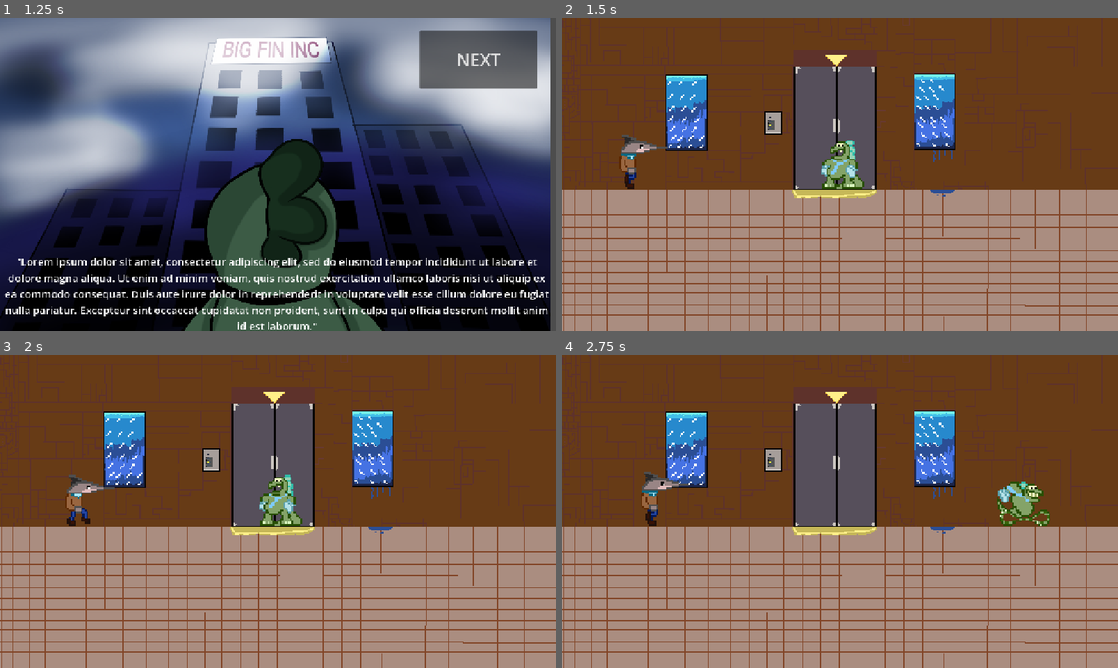
Above: before the commit, frames 1-4 (two rows, left to right).
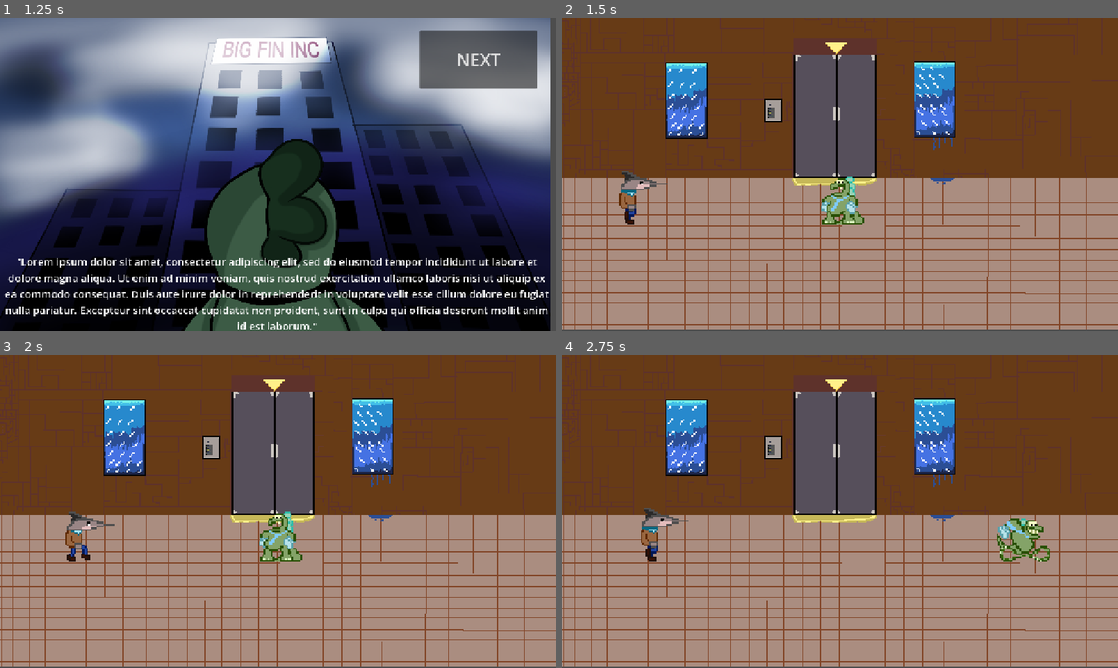
Above: after the commit, the same moments.

Repository: MikeyPerrozzi/Going-Down-
Game: Godot game, scene res://scenes/title screen.tscn
Two runs of this game, one before a commit and one after it. Both use one fixed random seed, a clock stepped at 60 frames per second and the inputs below.
Inputs (mouse positions are in pixels of both pictures, inside the frame that each line leads up to):
- Up to frame 1 (1.25 s): click "BEGIN" at 0.5 s
- Up to frame 2 (1.5 s): click "NEXT" at 1.25 s
- Up to frame 3 (2 s): no input
- Up to frame 4 (2.75 s): move the mouse to (962, 495) at 2.02 s; hold D (move_right) from 2.03 s (still down)

Frame 1 is identical in both runs. In frame 2, 16% of the frame differs, in the area x 0-100%, y 0-100%; in frame 3, 16%; in frame 4, 16%.

Commit message:
fixed movement

Diff:
--- /dev/null
+++ b/going-down--/projectile.gd
@@ -0,0 +1,19 @@
+class_name Projectile
+extends Area2D
+
+var direction
+
+signal projectileHit
+
+# stats
+var speed = 1
+var damage = 1
+
+static func create(direction) -> Projectile:
+
+	var proj : Projectile = preload("res://projectile.tscn").instantiate()
+	proj.direction = direction
+	return proj
+
+func _process(delta: float) -> void:
+	pass
--- /dev/null
+++ b/going-down--/projectile.tscn
@@ -0,0 +1,17 @@
+[gd_scene format=3 uid="uid://c3pv6fkc4um6y"]
+
+[ext_resource type="Script" uid="uid://dqabym12hxggp" path="res://projectile.gd" id="1_qxf0c"]
+[ext_resource type="Texture2D" uid="uid://b3n8e40oo57k7" path="res://assets/fistBullet.png" id="2_dgwo2"]
+
+[sub_resource type="RectangleShape2D" id="RectangleShape2D_saqji"]
+size = Vector2(28, 27)
+
+[node name="projectile" type="Area2D" unique_id=500803927]
+script = ExtResource("1_qxf0c")
+
+[node name="CollisionShape2D" type="CollisionShape2D" parent="." unique_id=1869069013]
+shape = SubResource("RectangleShape2D_saqji")
+
+[node name="FistBullet" type="Sprite2D" parent="." unique_id=690966561]
+position = Vector2(0, 2)
+texture = ExtResource("2_dgwo2")
--- a/going-down--/scenes/game.tscn
+++ b/going-down--/scenes/game.tscn
@@ -15,11 +15,14 @@
 a = Vector2(-145, -114)
 b = Vector2(-145, 1)
 
+[sub_resource type="RectangleShape2D" id="RectangleShape2D_saqji"]
+size = Vector2(322, 75.5)
+
 [node name="Game" type="Node2D" unique_id=1293251095]
 script = ExtResource("1_yqjtg")
 
 [node name="Player" parent="." unique_id=299972764 instance=ExtResource("1_uwrxv")]
-position = Vector2(-55, 39)
+position = Vector2(-55, 60)
 
 [node name="Camera2D" type="Camera2D" parent="." unique_id=1024822173]
 position = Vector2(-55, 35)
@@ -37,16 +40,20 @@
 [node name="CollisionShape2D3" type="CollisionShape2D" parent="StaticBody2D" unique_id=1093432911]
 shape = SubResource("SegmentShape2D_yf5fn")
 
+[node name="CollisionShape2D4" type="CollisionShape2D" parent="StaticBody2D" unique_id=1600926020]
+position = Vector2(-3, -120.75)
+shape = SubResource("RectangleShape2D_saqji")
+
 [node name="Timer" type="Timer" parent="." unique_id=1220634589]
 process_callback = 0
 wait_time = 0.003
 
 [node name="swordfish_enemy" parent="." unique_id=616288120 instance=ExtResource("3_lnu2h")]
-position = Vector2(-171, 27)
+position = Vector2(-171, 48)
 
 [node name="Elevatorproject" type="Sprite2D" parent="." unique_id=1852692344]
 z_index = -1
-position = Vector2(-55, 38)
+position = Vector2(-55, 30.999998)
 scale = Vector2(0.25972214, 0.25972217)
 texture = ExtResource("4_lbhrr")
 
--- a/going-down--/scenes/player.tscn
+++ b/going-down--/scenes/player.tscn
@@ -112,6 +112,7 @@
 radius = 9.0
 
 [node name="Player" type="CharacterBody2D" unique_id=299972764]
+motion_mode = 1
 script = ExtResource("1_g2els")
 
 [node name="AnimatedSprite2D" type="AnimatedSprite2D" parent="." unique_id=577726823]
--- a/going-down--/scripts/player.gd
+++ b/going-down--/scripts/player.gd
@@ -37,8 +37,14 @@
 		velocity.x = move_toward(velocity.x, 0, SPEED)
 
 	#TEST
-	#var direction = Input.get_vector("move_left", "move_right","move_up","move_down")
-	#velocity = direction * SPEED
+	var direction2 = Input.get_vector("move_left", "move_right","move_up","move_down")
+	velocity = direction2 * SPEED
+
+	move_and_slide()
 
 
-	move_and_slide()
+func create_proj():
+	var bulletDirection = position.direction_to(get_global_mouse_position())
+	var bullet = Projectile.create(bulletDirection)
+	add_child(bullet)
+	bullet.position = position
Not shown, added: going-down--/projectile.gd.uid
